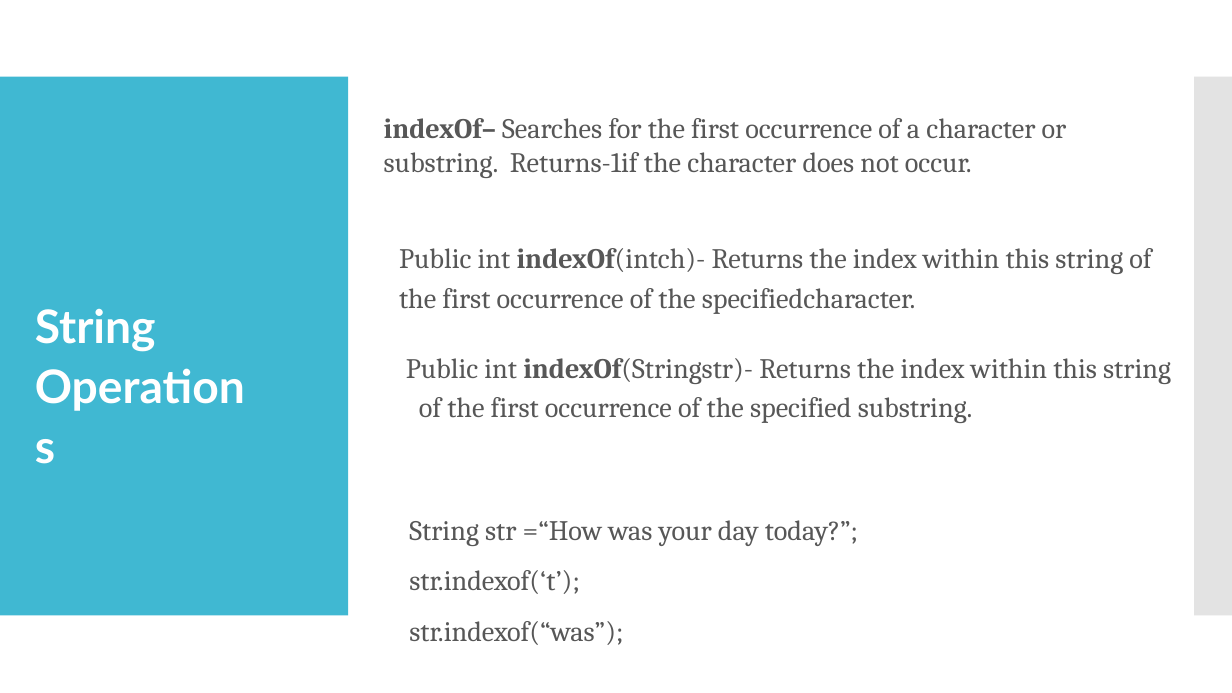
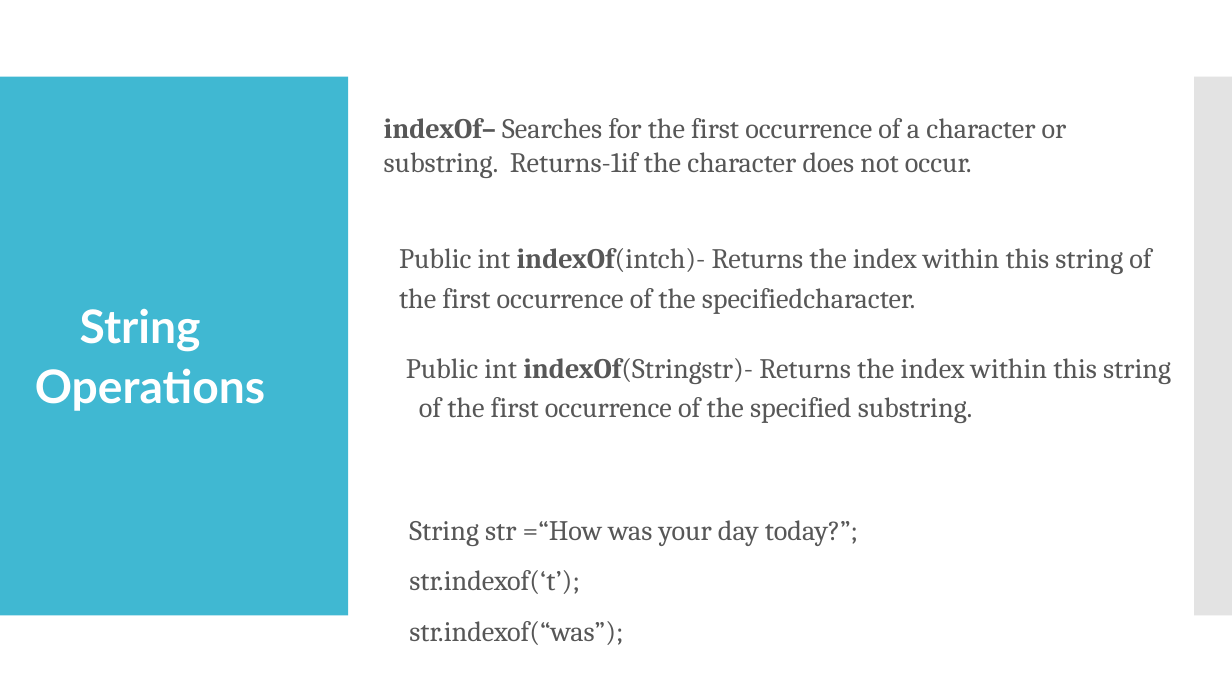
Before and after one commit to AbhishekChauhan9036/Java-Programming, a slide deck: slide 31 of Lecture Notes & PPT/UNIT 2.pptx. Drawn at 1232x693 pixels with LibreOffice and Linux fonts; fonts in the diff are those of the drawing. Boxes give left, top, right and bottom in pixels: in the first picture for what was removed or moved away, otherwise in the second. Text is boxed around its words. In the diff, an @@ line names an element or a change of style, - is before the commit and + after.

```diff
--- a/Lecture Notes & PPT/UNIT 2.pptx
+++ b/Lecture Notes & PPT/UNIT 2.pptx
@@ text "String Operations" rewrapped from (35,309,156,352) to (35,309,265,411) @@
```
Also in this commit, not shown: 10 other slides changed, 1 other file.
